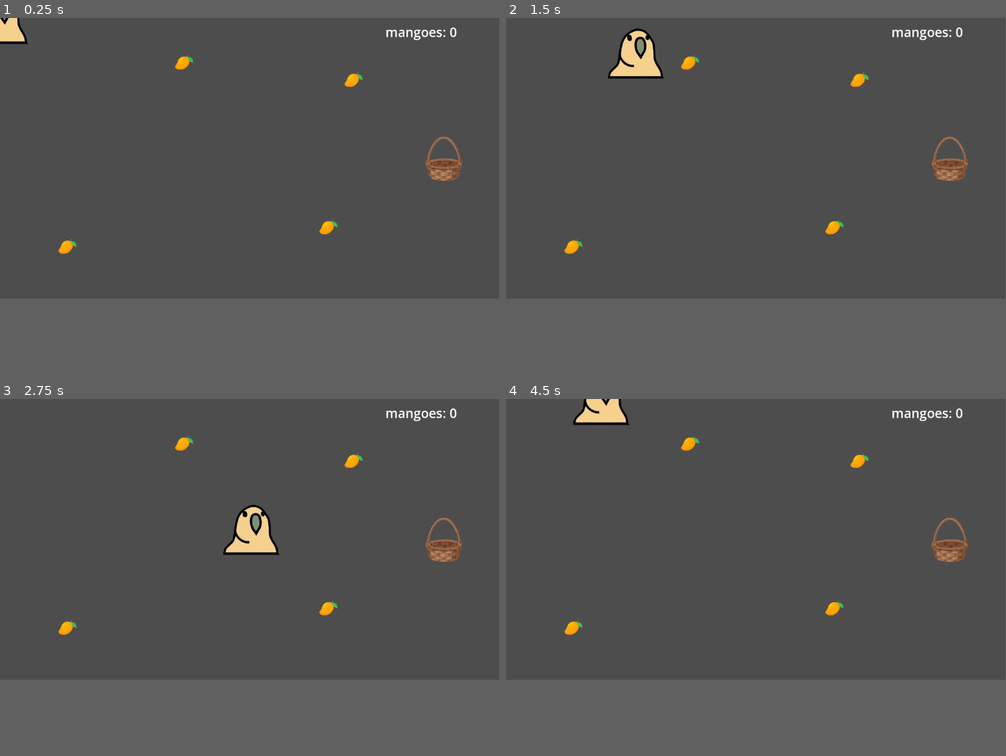
Above: before the commit, frames 1-4 (two rows, left to right).
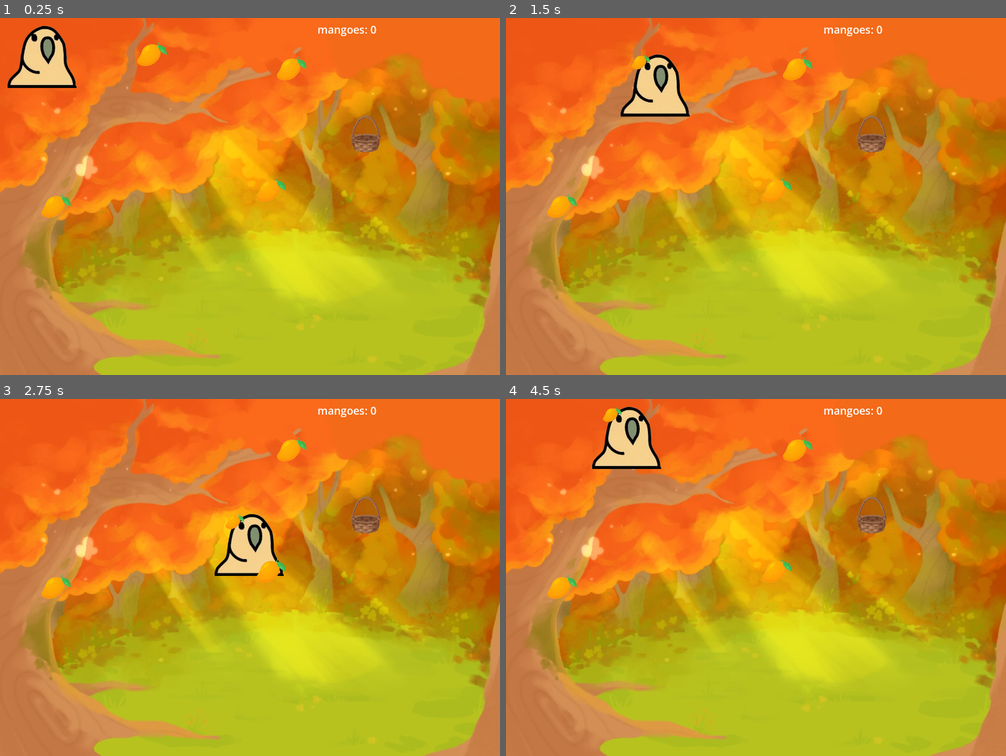
Above: after the commit, the same moments.

Repository: occult-frog/catching-game
Game: Godot game, scene res://main.tscn
The game is run twice, just before and just after one commit, with the same random seed, the same clock (stepped at 60 frames per second) and the same inputs.
Inputs:
- Up to frame 1 (0.25 s): no input
- Up to frame 2 (1.5 s): tap Enter at 0.5 s; hold Right (ui_right) 0.53-1.28 s; hold Down (ui_down) from 1.28 s (still down)
- Up to frame 3 (2.75 s): release Down (ui_down) at 2.03 s; hold Right (ui_right) from 2.03 s (still down)
- Up to frame 4 (4.5 s): release Right (ui_right) at 2.78 s; hold Up (ui_up) 2.78-3.53 s; hold Left (ui_left) from 3.53 s (still down)
In our replay, the window is 799x449 before the commit and 800x571 after it. These sizes can differ from the game's own. Grey fills any space a smaller window leaves; there, only what the larger window draws over its background counts as a difference.

The runs differ from the first frame. In frame 1, 85% of the frame differs, in the area x 0-100%, y 0-100%; in frame 2, 85%; in frame 3, 85%; in frame 4, 85%.

Commit message:
Add background and increase sizes
Added a background and increased the size of the parrot and the mangoes.

Diff:
--- a/main.tscn
+++ b/main.tscn
@@ -1,6 +1,7 @@
 [gd_scene format=3 uid="uid://dfakwjqtnn67u"]
 
 [ext_resource type="Script" uid="uid://dfjutf6wea8nf" path="res://player.gd" id="1_0xm2m"]
+[ext_resource type="Texture2D" uid="uid://c3qpgne4mp4s" path="res://background.png" id="1_7mycd"]
 [ext_resource type="Texture2D" uid="uid://dtthpxipku8x1" path="res://parrot.png" id="1_ig7tw"]
 [ext_resource type="Texture2D" uid="uid://c01wc3v770puy" path="res://mango.png" id="3_h2yge"]
 [ext_resource type="PackedScene" uid="uid://b6lwhrgt5a5hu" path="res://mango.tscn" id="4_1bvp3"]
@@ -14,6 +15,11 @@
 
 [node name="Node2D" type="Node2D" unique_id=1419459519 groups=["mango"]]
 
+[node name="Sprite2D" type="Sprite2D" parent="." unique_id=1314095806]
+position = Vector2(700, 500.25)
+scale = Vector2(0.990099, 1.0005006)
+texture = ExtResource("1_7mycd")
+
 [node name="Basket" type="Area2D" parent="." unique_id=1430893228 groups=["basket"]]
 
 [node name="Sprite2D" type="Sprite2D" parent="Basket" unique_id=363657500]
@@ -26,16 +32,18 @@
 shape = SubResource("CircleShape2D_7mycd")
 
 [node name="Player" type="CharacterBody2D" parent="." unique_id=174526097]
+scale = Vector2(1.5, 1.5)
 script = ExtResource("1_0xm2m")
 
 [node name="Sprite2D" type="Sprite2D" parent="Player" unique_id=446833123]
+position = Vector2(78.99999, 70.99999)
 scale = Vector2(0.4906826, 0.4906826)
 texture = ExtResource("1_ig7tw")
 
 [node name="PickupArea" type="Area2D" parent="Player" unique_id=962410067]
 
 [node name="CollisionShape2D" type="CollisionShape2D" parent="Player/PickupArea" unique_id=1350443936]
-position = Vector2(-0.5, 1.5)
+position = Vector2(79, 71)
 shape = SubResource("RectangleShape2D_h2yge")
 
 [node name="HeldMango" type="Sprite2D" parent="Player" unique_id=582108179]
@@ -56,14 +64,18 @@
 
 [node name="Mango" parent="." unique_id=1696073987 instance=ExtResource("4_1bvp3")]
 position = Vector2(424, 104)
+scale = Vector2(2, 2)
 
 [node name="Mango2" parent="." unique_id=937096122 instance=ExtResource("4_1bvp3")]
 position = Vector2(155, 529)
+scale = Vector2(2, 2)
 
 [node name="Mango3" parent="." unique_id=1306478192 instance=ExtResource("4_1bvp3")]
 position = Vector2(815, 144)
+scale = Vector2(2, 2)
 
 [node name="Mango4" parent="." unique_id=1042297130 instance=ExtResource("4_1bvp3")]
 position = Vector2(757, 484)
+scale = Vector2(2, 2)
 
 [connection signal="area_entered" from="Player/PickupArea" to="Player" method="_on_pickup_area_area_entered"]
--- a/project.godot
+++ b/project.godot
@@ -15,6 +15,11 @@
 config/features=PackedStringArray("4.6", "GL Compatibility")
 config/icon="res://icon.svg"
 
+[display]
+
+window/size/viewport_width=1400
+window/size/viewport_height=1000
+
 [global_group]
 
 mango=""
Binary file added: background.png
Not shown, added: background.png.import
